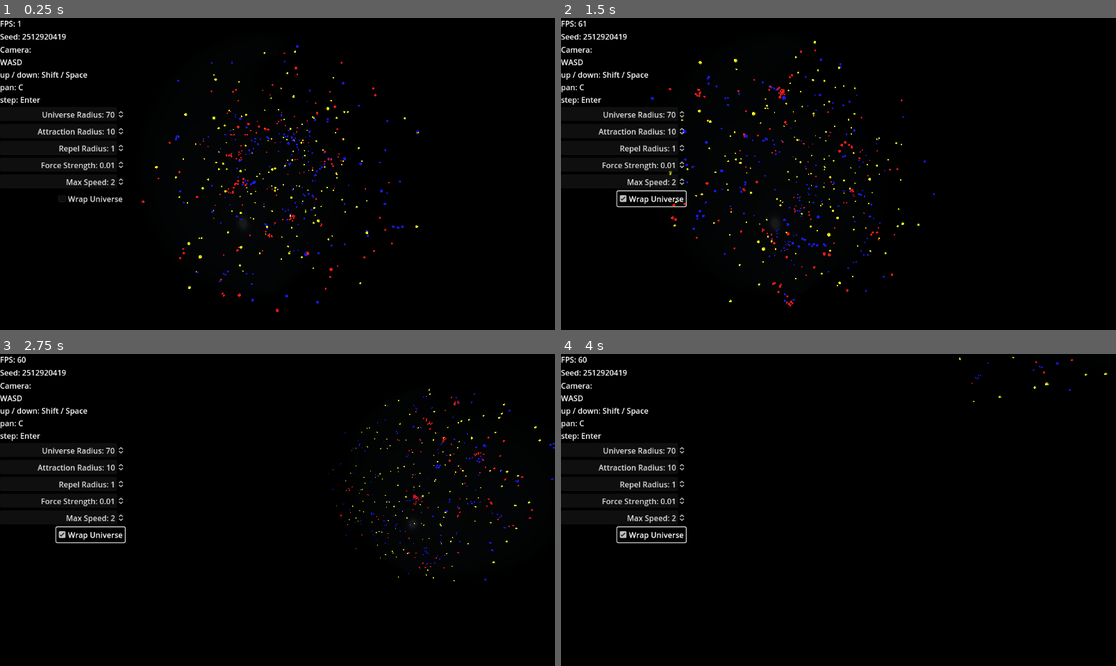
Above: before the commit, frames 1-4 (two rows, left to right).
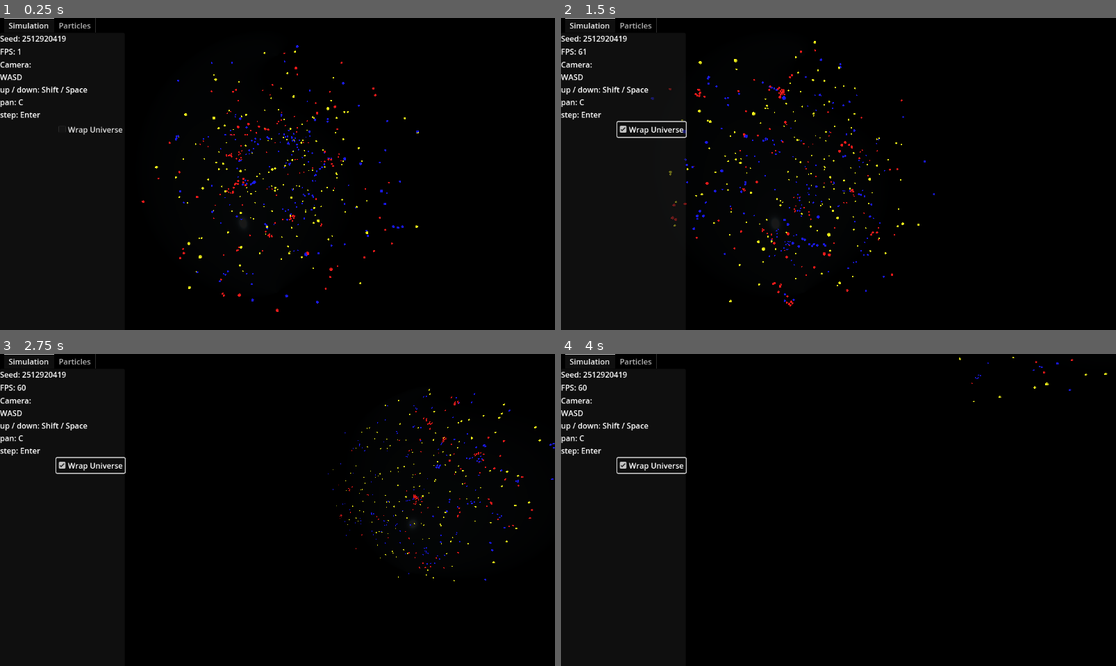
Above: after the commit, the same moments.

Repository: HenkaSyvert/ParticleLife
Game: Godot game, scene res://ParticleLife.tscn
The game is run twice, just before and just after one commit, with the same random seed, the same clock (stepped at 60 frames per second) and the same inputs.
Inputs (mouse positions are in pixels of both pictures, inside the frame that each line leads up to):
- Up to frame 1 (0.25 s): no input
- Up to frame 2 (1.5 s): click "Wrap Universe" at 0.5 s; move the mouse to (960, 158) at 1.27 s; hold D (right) from 1.28 s (still down); hold C (pan_camera) from 1.28 s (still down)
- Up to frame 3 (2.75 s): move the mouse to (166, 525) at 2.02 s; release D (right) at 2.03 s; release C (pan_camera) at 2.03 s; hold S (backward) from 2.03 s (still down); tap C (pan_camera) at 2.1 s
- Up to frame 4 (4 s): move the mouse to (894, 441) at 2.77 s; release S (backward) at 2.78 s; hold D (right) 2.78-3.53 s; hold C (pan_camera) 2.78-3.53 s; move the mouse to (810, 572) at 3.52 s; hold W (forward) from 3.53 s (still down); tap C (pan_camera) at 3.6 s

The runs differ from the first frame. In frame 1, 1.9% of the frame differs, in the area x 0-23%, y 0-60%; in frame 2, 2.3%, in the area x 0-23%, y 0-67%; in frame 3, 2.3%; in frame 4, 2.3%.

Commit message:
add menu tabs

Diff:
--- a/ParticleLife.tscn
+++ b/ParticleLife.tscn
@@ -68,7 +68,7 @@
 [node name="WorldEnvironment" type="WorldEnvironment" parent="."]
 environment = SubResource("Environment_m44sp")
 
-[node name="Menu" type="VBoxContainer" parent="."]
+[node name="Menu" type="TabContainer" parent="."]
 anchors_preset = 15
 anchor_right = 1.0
 anchor_bottom = 1.0
@@ -77,14 +77,17 @@
 grow_horizontal = 2
 grow_vertical = 2
 
-[node name="FpsLabel" type="Label" parent="Menu"]
+[node name="Simulation" type="VBoxContainer" parent="Menu"]
+layout_mode = 2
+
+[node name="SeedLabel" type="Label" parent="Menu/Simulation"]
+layout_mode = 2
+
+[node name="FpsLabel" type="Label" parent="Menu/Simulation"]
 layout_mode = 2
 script = ExtResource("3_m6ham")
 
-[node name="SeedLabel" type="Label" parent="Menu"]
-layout_mode = 2
-
-[node name="ControlsLabel" type="Label" parent="Menu"]
+[node name="ControlsLabel" type="Label" parent="Menu/Simulation"]
 layout_mode = 2
 text = "Camera:
 WASD
@@ -92,13 +95,12 @@
 pan: C
 step: Enter"
 
-[node name="UniverseRadiusSpinBox" type="SpinBox" parent="Menu"]
+[node name="WrapUniverseCheckBox" type="CheckBox" parent="Menu/Simulation"]
 layout_mode = 2
-value = 70.0
-alignment = 2
-prefix = "Universe Radius:"
+size_flags_horizontal = 8
+text = "Wrap Universe"
 
-[node name="NumParticlesSpinBox" type="SpinBox" parent="Menu"]
+[node name="NumParticlesSpinBox" type="SpinBox" parent="Menu/Simulation"]
 visible = false
 layout_mode = 2
 max_value = 10000.0
@@ -106,7 +108,7 @@
 alignment = 2
 prefix = "Number of Particles:"
 
-[node name="NumTypesSpinBox" type="SpinBox" parent="Menu"]
+[node name="NumTypesSpinBox" type="SpinBox" parent="Menu/Simulation"]
 visible = false
 layout_mode = 2
 max_value = 16.0
@@ -114,21 +116,30 @@
 alignment = 2
 prefix = "Number of Particle Types:"
 
-[node name="AttractionRadiusSpinBox" type="SpinBox" parent="Menu"]
+[node name="Particles" type="VBoxContainer" parent="Menu"]
+layout_mode = 2
+
+[node name="UniverseRadiusSpinBox" type="SpinBox" parent="Menu/Particles"]
+layout_mode = 2
+value = 70.0
+alignment = 2
+prefix = "Universe Radius:"
+
+[node name="AttractionRadiusSpinBox" type="SpinBox" parent="Menu/Particles"]
 layout_mode = 2
 step = 0.001
 value = 10.0
 alignment = 2
 prefix = "Attraction Radius:"
 
-[node name="RepelRadiusSpinBox" type="SpinBox" parent="Menu"]
+[node name="RepelRadiusSpinBox" type="SpinBox" parent="Menu/Particles"]
 layout_mode = 2
 step = 0.015
 value = 1.005
 alignment = 2
 prefix = "Repel Radius:"
 
-[node name="ForceStrengthSpinBox" type="SpinBox" parent="Menu"]
+[node name="ForceStrengthSpinBox" type="SpinBox" parent="Menu/Particles"]
 layout_mode = 2
 max_value = 10.0
 step = 0.001
@@ -136,23 +147,18 @@
 alignment = 2
 prefix = "Force Strength:"
 
-[node name="MaxSpeedSpinBox" type="SpinBox" parent="Menu"]
+[node name="MaxSpeedSpinBox" type="SpinBox" parent="Menu/Particles"]
 layout_mode = 2
 step = 0.1
 value = 2.0
 alignment = 2
 prefix = "Max Speed:"
 
-[node name="WrapUniverseCheckBox" type="CheckBox" parent="Menu"]
-layout_mode = 2
-size_flags_horizontal = 8
-text = "Wrap Universe"
-
-[connection signal="value_changed" from="Menu/UniverseRadiusSpinBox" to="." method="_on_universe_radius_spin_box_value_changed"]
-[connection signal="value_changed" from="Menu/NumParticlesSpinBox" to="." method="_on_num_particles_spin_box_value_changed"]
-[connection signal="value_changed" from="Menu/NumTypesSpinBox" to="." method="_on_num_types_spin_box_value_changed"]
-[connection signal="value_changed" from="Menu/AttractionRadiusSpinBox" to="." method="_on_attraction_radius_spin_box_value_changed"]
-[connection signal="value_changed" from="Menu/RepelRadiusSpinBox" to="." method="_on_repel_radius_spin_box_value_changed"]
-[connection signal="value_changed" from="Menu/ForceStrengthSpinBox" to="." method="_on_force_strength_spin_box_value_changed"]
-[connection signal="value_changed" from="Menu/MaxSpeedSpinBox" to="." method="_on_max_speed_spin_box_value_changed"]
-[connection signal="toggled" from="Menu/WrapUniverseCheckBox" to="." method="_on_wrap_universe_check_box_toggled"]
+[connection signal="toggled" from="Menu/Simulation/WrapUniverseCheckBox" to="." method="_on_wrap_universe_check_box_toggled"]
+[connection signal="value_changed" from="Menu/Simulation/NumParticlesSpinBox" to="." method="_on_num_particles_spin_box_value_changed"]
+[connection signal="value_changed" from="Menu/Simulation/NumTypesSpinBox" to="." method="_on_num_types_spin_box_value_changed"]
+[connection signal="value_changed" from="Menu/Particles/UniverseRadiusSpinBox" to="." method="_on_universe_radius_spin_box_value_changed"]
+[connection signal="value_changed" from="Menu/Particles/AttractionRadiusSpinBox" to="." method="_on_attraction_radius_spin_box_value_changed"]
+[connection signal="value_changed" from="Menu/Particles/RepelRadiusSpinBox" to="." method="_on_repel_radius_spin_box_value_changed"]
+[connection signal="value_changed" from="Menu/Particles/ForceStrengthSpinBox" to="." method="_on_force_strength_spin_box_value_changed"]
+[connection signal="value_changed" from="Menu/Particles/MaxSpeedSpinBox" to="." method="_on_max_speed_spin_box_value_changed"]
--- a/particle_life.gd
+++ b/particle_life.gd
@@ -1,13 +1,13 @@
 extends MultiMeshInstance3D
 
-@onready var universe_radius = $Menu/UniverseRadiusSpinBox.value
-@onready var num_types  = $Menu/NumTypesSpinBox.value
-@onready var num_particles = $Menu/NumParticlesSpinBox.value
-@onready var attraction_radius = $Menu/AttractionRadiusSpinBox.value
-@onready var repel_radius = $Menu/RepelRadiusSpinBox.value
-@onready var force_strength = $Menu/ForceStrengthSpinBox.value
-@onready var max_speed = $Menu/MaxSpeedSpinBox.value
-@onready var wrap_universe = $Menu/WrapUniverseCheckBox.button_pressed
+@onready var universe_radius = $Menu/Particles/UniverseRadiusSpinBox.value
+@onready var num_types  = $Menu/Simulation/NumTypesSpinBox.value
+@onready var num_particles = $Menu/Simulation/NumParticlesSpinBox.value
+@onready var attraction_radius = $Menu/Particles/AttractionRadiusSpinBox.value
+@onready var repel_radius = $Menu/Particles/RepelRadiusSpinBox.value
+@onready var force_strength = $Menu/Particles/ForceStrengthSpinBox.value
+@onready var max_speed = $Menu/Particles/MaxSpeedSpinBox.value
+@onready var wrap_universe = $Menu/Simulation/WrapUniverseCheckBox.button_pressed
 
 var positions = []
 var velocities = []
@@ -18,10 +18,10 @@
 
 
 func _ready():
-	$UniverseSphere.scale = Vector3.ONE * $Menu/UniverseRadiusSpinBox.value * 2
+	$UniverseSphere.scale = Vector3.ONE * $Menu/Particles/UniverseRadiusSpinBox.value * 2
 
 	var seed = randi()
-	$Menu/SeedLabel.set_text("Seed: %d" % seed)
+	$Menu/Simulation/SeedLabel.set_text("Seed: %d" % seed)
 	seed(seed)
 
 	for i in range(num_types):
